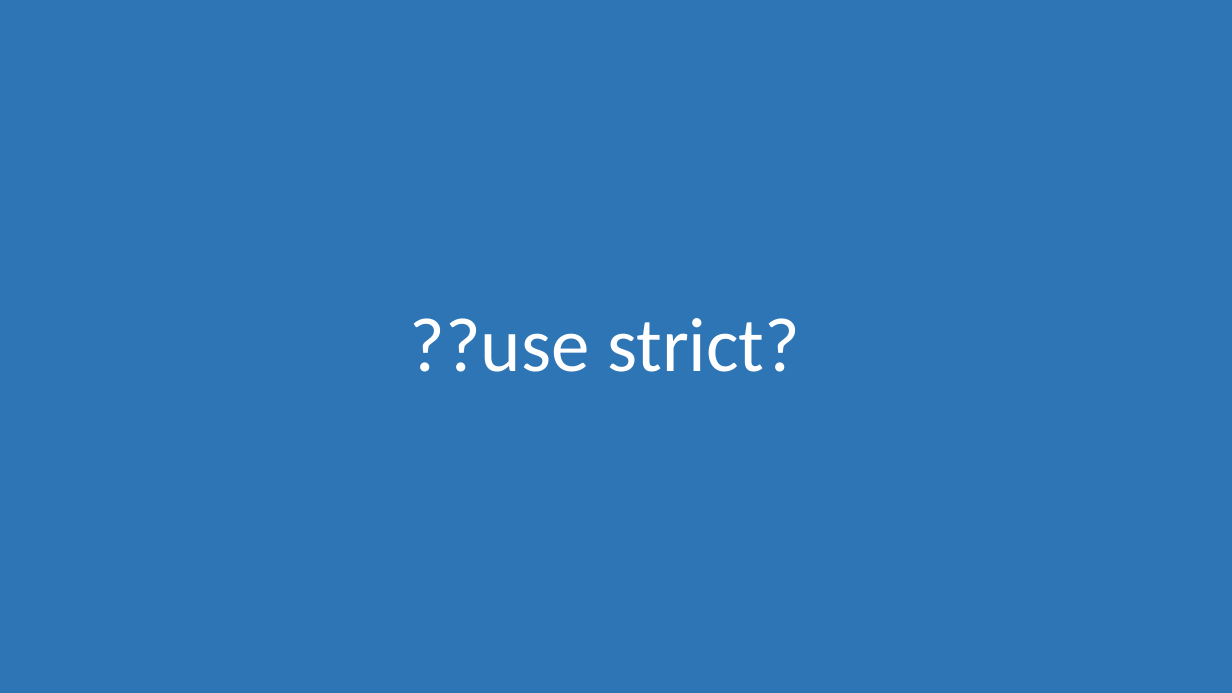
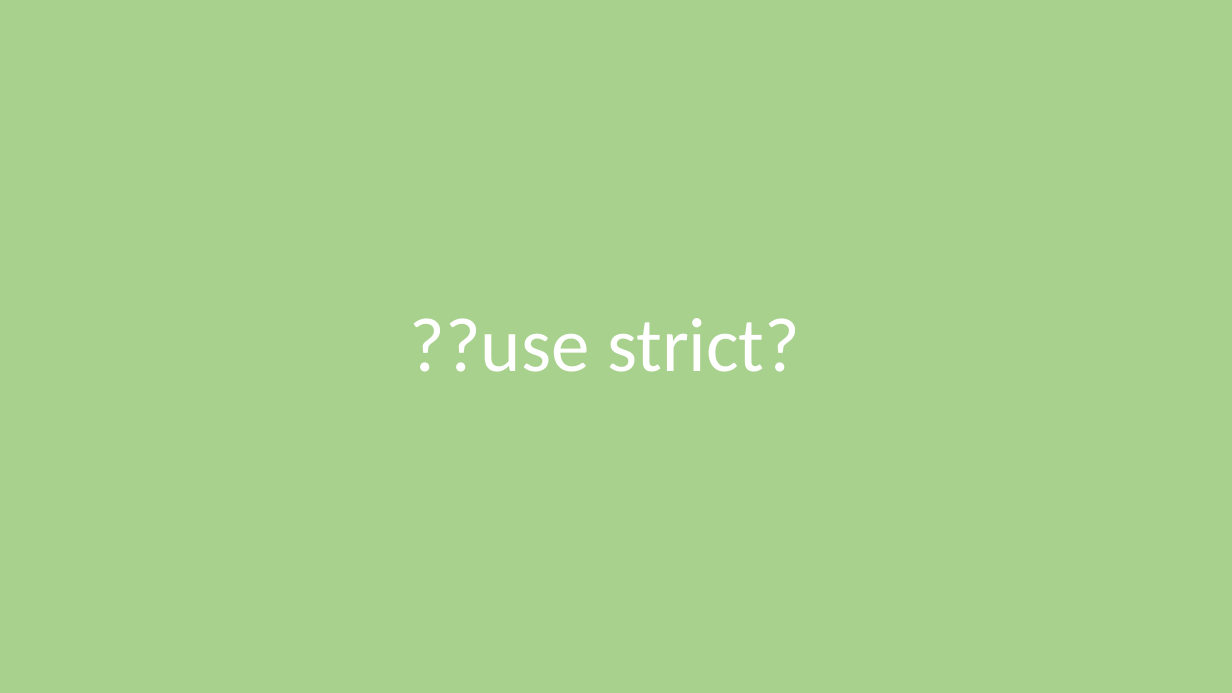
Before and after one commit to morkkis/PWD, a slide deck: slide 67 of presentations/Practical Web Dev.pptx (slide 65 before the commit). Drawn at 1232x693 pixels with LibreOffice and Linux fonts; fonts in the diff are those of the drawing. Boxes give left, top, right and bottom in pixels: in the first picture for what was removed or moved away, otherwise in the second. Text is boxed around its words. In the diff, an @@ line names an element or a change of style, - is before the commit and + after.

```diff
--- a/presentations/Practical Web Dev.pptx
+++ b/presentations/Practical Web Dev.pptx
@@ rectangle at <box>0,0,1232,693</box>: fill #2E75B6 to #A9D18E @@
```
Also in this commit, not shown: 2 other slides changed, 4 slides added, 2 other files.
